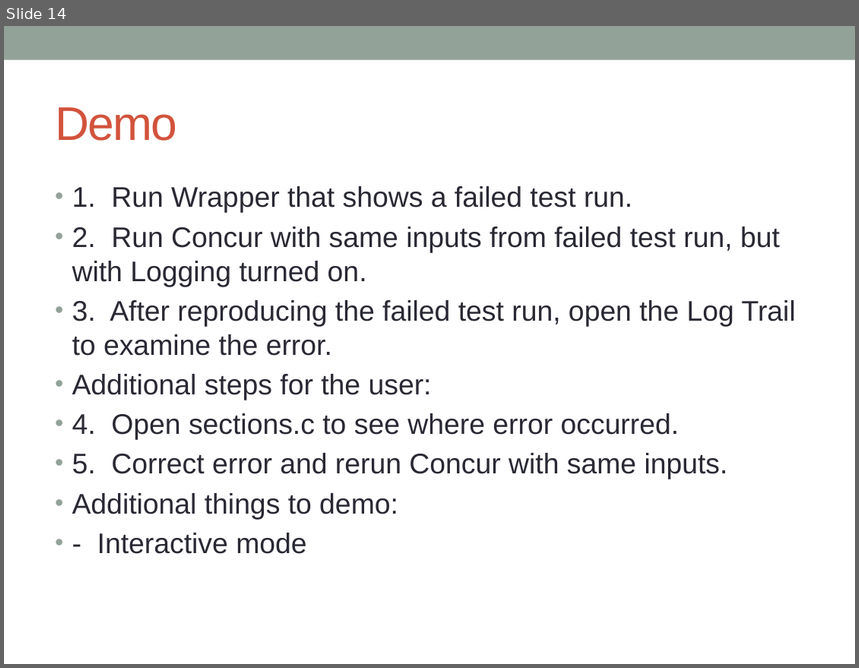
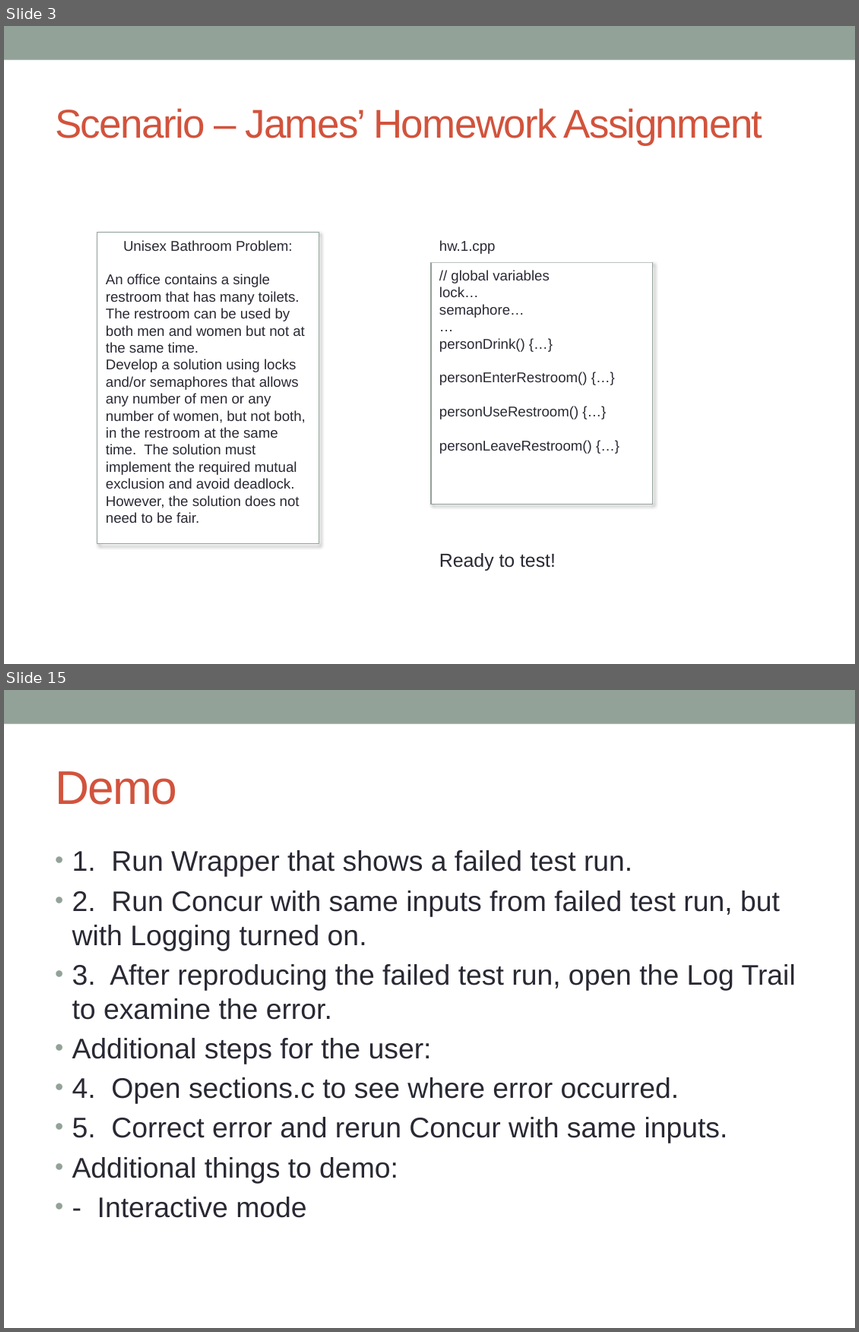
Before and after one commit to concurTestFramework/concurTestFramework, a slide deck: Documents/Concur_Presentation.pptx. Shown one above the other, each under a label of ours: slide 14 before the commit, slides 3 and 15 after it; the slides between them are not shown. The pictures are 859x668 and 859x1332 pixels, drawn with LibreOffice and Linux fonts; fonts in the diff are those of the drawing. Boxes give left, top, right and bottom in pixels: in the first picture for what was removed or moved away, otherwise in the second. Text is boxed around its words. In the diff, an @@ line names an element or a change of style, - is before the commit and + after.

```diff
--- a/Documents/Concur_Presentation.pptx
+++ b/Documents/Concur_Presentation.pptx
@@ slide 3 added at [4, 26, 855, 664], background #FFFFFF; not listed: 1 template element that a slide beside it also shows @@
@@ title added at [55, 108, 763, 145], 34 pt, text #D2533C @@
+Scenario – James’ Homework Assignment
@@ rectangle added at [97, 233, 319, 544], fill #FFFFFF, outline #93A299 0.75 pt, 12 pt, text #292934 @@
+Unisex Bathroom Problem:
+An office contains a single restroom that has many toilets. The restroom can be used by both men and women but not at the same time.
+Develop a solution using locks and/or semaphores that allows any number of men or any number of women, but not both, in the restroom at the same time. The solution must implement the required mutual exclusion and avoid deadlock. However, the solution does not need to be fair.
@@ text added at [439, 240, 496, 254], 12 pt, text #292934 @@
+hw.1.cpp
@@ rectangle added at [431, 262, 652, 504], fill #FFFFFF, outline #93A299 0.75 pt, 12 pt, text #292934 @@
+// global variables
+lock…
+semaphore…
+…
+personDrink() {…}
+personEnterRestroom() {…}
+personUseRestroom() {…}
+personLeaveRestroom() {…}
@@ text added at [439, 553, 556, 571], 16 pt, text #292934 @@
+Ready to test!
@@ what was slide 14 is now slide 15 @@
```
Also in this commit, not shown: 11 slides changed, 8 other slides added, 4 slides removed.
